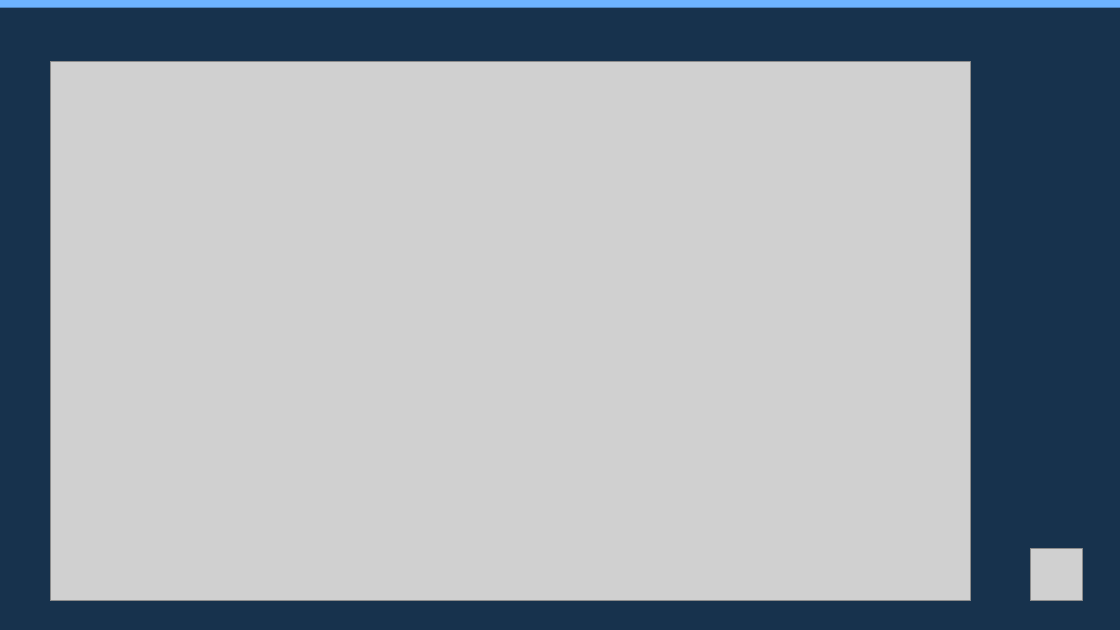
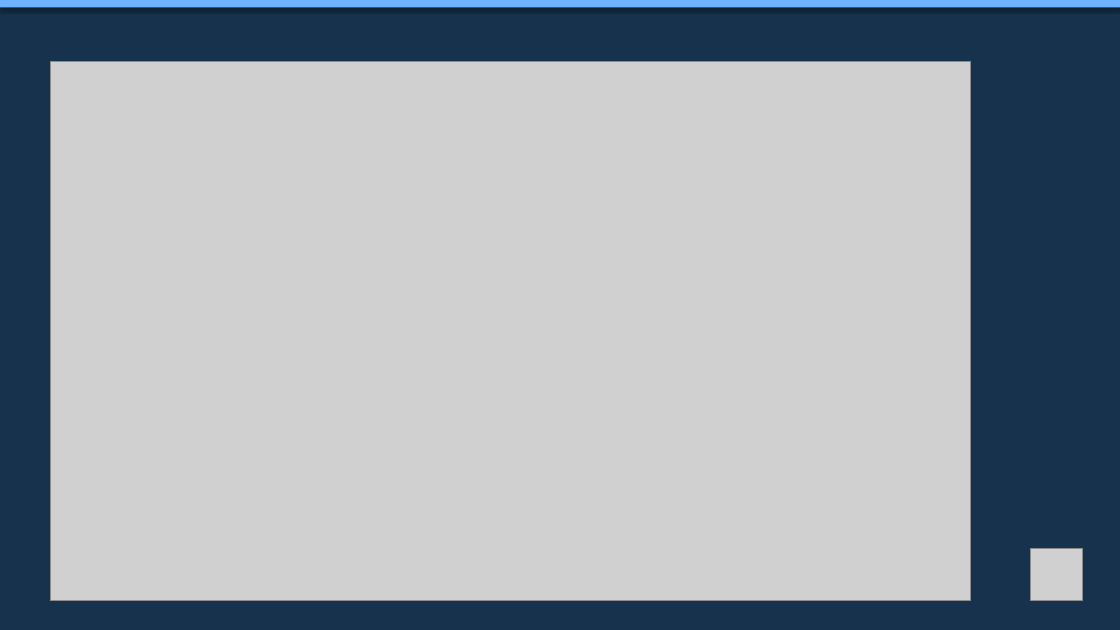
Before and after one commit to mxmap-it/osservatorio-nazionale-sovranita-digitale, a slide deck: slide 12 of static/slide/sfscon-2026-mxmap-italia.pptx (slide 11 before the commit). Drawn at 1120x630 pixels with LibreOffice and Linux fonts; fonts in the diff are those of the drawing; grey boxes stand for pictures. Boxes give left, top, right and bottom in pixels: in the first picture for what was removed or moved away, otherwise in the second. Text is boxed around its words. In the diff, an @@ line names an element or a change of style, - is before the commit and + after.

```diff
--- a/static/slide/sfscon-2026-mxmap-italia.pptx
+++ b/static/slide/sfscon-2026-mxmap-italia.pptx
@@ rectangle at (0,0,1120,8): shadow on @@
```
Also in this commit, not shown: 38 other slides changed, 3 slides added, 3 slides removed, 4 other files.
